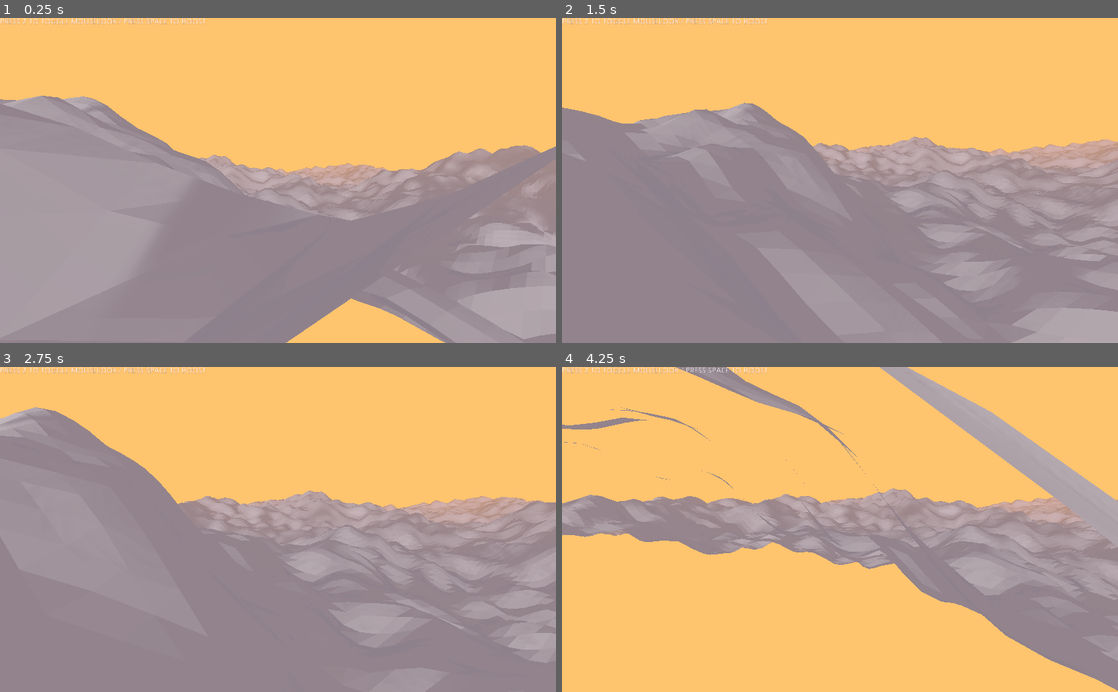
Above: before the commit, frames 1-4 (two rows, left to right).
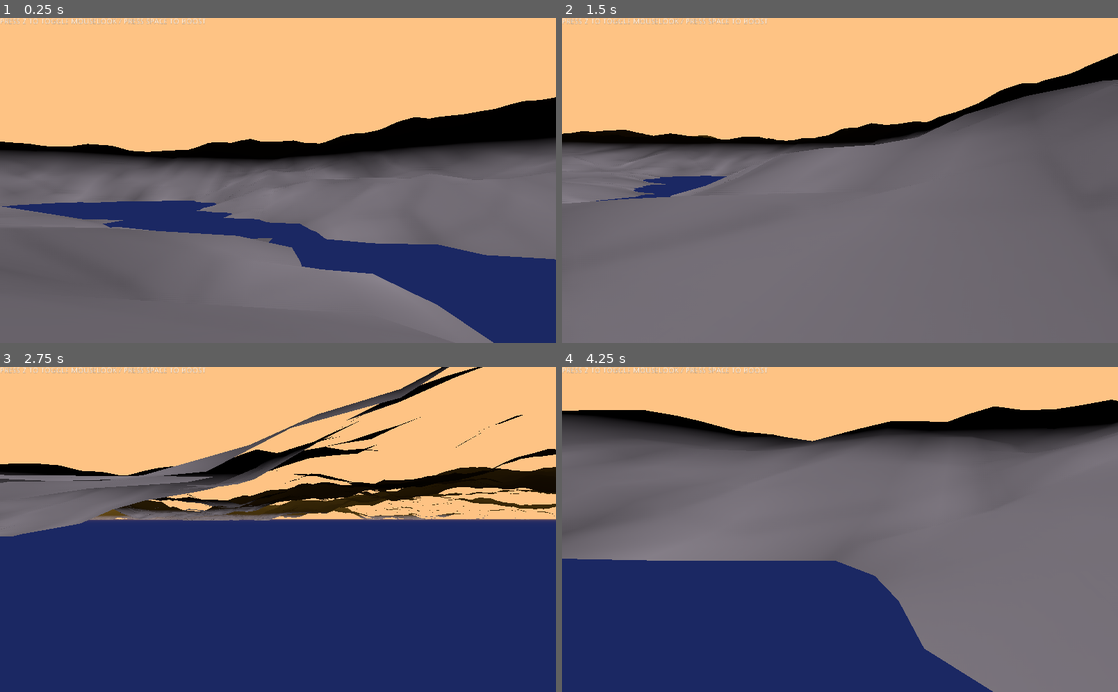
Above: after the commit, the same moments.

Repository: davidalpha/frootdood_level_editor
Game: Godot game, scene res://World.tscn
The game is run twice, just before and just after one commit, with the same random seed, the same clock (stepped at 60 frames per second) and the same inputs.
Inputs (mouse positions are in pixels of both pictures, inside the frame that each line leads up to):
- Up to frame 1 (0.25 s): no input
- Up to frame 2 (1.5 s): tap Z (toggle_cursor) at 0.5, 1.25, 1.35 s; move the mouse to (962, 164) at 0.52 s; hold D (move_right) 0.53-1.28 s; hold Space (move_speed) 0.53-1.28 s; move the mouse to (812, 180) at 1.27 s; hold W (move_forward) from 1.28 s (still down)
- Up to frame 3 (2.75 s): keep holding W (move_forward); tap Z (toggle_cursor) at 2 s; move the mouse to (289, 523) at 2.02 s; hold Space (move_speed) from 2.03 s (still down)
- Up to frame 4 (4.25 s): tap Z (toggle_cursor) at 2.75, 2.85, 3.5 s; move the mouse to (812, 594) at 2.77 s; release Space (move_speed) at 2.78 s; move the mouse to (1006, 578) at 3.52 s; release W (move_forward) at 3.53 s; hold A (move_left) from 3.53 s (still down); hold Space (move_speed) from 3.53 s (still down)

The runs differ from the first frame. In frame 1, 65% of the frame differs, in the area x 0-100%, y 23-100%; in frame 2, 71%; in frame 3, 72%; in frame 4, 85%, in the area x 0-100%, y 0-100%.

Commit message:
added height based colors in shader

Diff:
--- a/World.gd
+++ b/World.gd
@@ -47,6 +47,6 @@
 
 	mesh_instance.mesh = surface_tool.commit()
 	mesh_instance.create_trimesh_collision()
-	mesh_instance.set_surface_material(0, load("res://terrain_spatial.tres"))
+	mesh_instance.set_surface_material(0, load("res://terrain_shader.tres"))
 
 	add_child(mesh_instance)
--- a/World.tscn
+++ b/World.tscn
@@ -1,33 +1,39 @@
-[gd_scene load_steps=10 format=2]
+[gd_scene load_steps=11 format=2]
 
 [ext_resource path="res://World.gd" type="Script" id=1]
 [ext_resource path="res://PlayerCamera.tscn" type="PackedScene" id=2]
 [ext_resource path="res://terrain_spatial.tres" type="Material" id=3]
 [ext_resource path="res://object_capsule.tscn" type="PackedScene" id=4]
 
-[sub_resource type="ProceduralSky" id=1]
-sky_curve = 1.01823
-sky_energy = 0.5
-sun_color = Color( 0.996078, 1, 0.909804, 1 )
+[sub_resource type="ProceduralSky" id=7]
+sky_curve = 0.167946
 
 [sub_resource type="Environment" id=2]
-background_mode = 1
-background_sky = SubResource( 1 )
-background_color = Color( 1, 0.768627, 0.521569, 1 )
+background_mode = 3
+background_sky = SubResource( 7 )
+background_color = Color( 1, 0.768627, 0.521569, 0.321569 )
+background_energy = 0.0
 ambient_light_color = Color( 0.980392, 0.933333, 1, 1 )
 ambient_light_energy = 0.8
 ambient_light_sky_contribution = 0.5
 fog_enabled = true
-fog_color = Color( 0.968627, 0.729412, 0.270588, 1 )
+fog_color = Color( 0.968627, 0.729412, 0.270588, 0.345098 )
+fog_sun_color = Color( 1, 1, 1, 1 )
 auto_exposure_scale = 0.6
 ss_reflections_enabled = true
 ssao_enabled = true
 ssao_radius2 = 1.0
 dof_blur_far_distance = 130.0
-adjustment_enabled = true
 adjustment_saturation = 1.36
 
 [sub_resource type="PrismMesh" id=3]
+
+[sub_resource type="SpatialMaterial" id=6]
+flags_transparent = true
+flags_vertex_lighting = true
+albedo_color = Color( 0.266667, 0.392157, 0.819608, 1 )
+metallic = 0.5
+roughness = 0.5
 
 [sub_resource type="PlaneMesh" id=4]
 
@@ -36,9 +42,10 @@
 
 [node name="World" type="Spatial"]
 script = ExtResource( 1 )
-noise_lacunarity = 4.0
-noise_seed = 999
-noise_persistence = 0.4
+noise_octaves = 9
+noise_lacunarity = 2.0
+noise_seed = 13377
+noise_persistence = 0.5
 
 [node name="WorldEnvironment" type="WorldEnvironment" parent="."]
 environment = SubResource( 2 )
@@ -53,11 +60,12 @@
 
 [node name="DirectionalLight" type="DirectionalLight" parent="."]
 transform = Transform( 1, 0, 0, 0, 0.962337, -0.27186, 0, 0.27186, 0.962337, 0, 69.8267, 0 )
-shadow_enabled = true
+visible = false
 
 [node name="OmniLight2" type="OmniLight" parent="."]
-transform = Transform( 1, 0, 0, 0, 1, 0, 0, 0, 1, 0, 69.8267, 0 )
+transform = Transform( 1, 0, 0, 0, 1, 0, 0, 0, 1, 0, 51.6869, 0 )
 visible = false
+light_bake_mode = 2
 shadow_enabled = true
 omni_range = 100.0
 
@@ -72,8 +80,9 @@
 "_edit_use_anchors_": false
 }
 
-[node name="MeshInstance" type="MeshInstance" parent="."]
-transform = Transform( 800, 0, 0, 0, 800, 0, 0, 0, 800, 0, 0, 0 )
+[node name="sea" type="MeshInstance" parent="."]
+transform = Transform( 800, 0, 0, 0, 800, 0, 0, 0, 800, 0, -1, 0 )
+material_override = SubResource( 6 )
 cast_shadow = 0
 mesh = SubResource( 4 )
 material/0 = SubResource( 5 )
--- a/terrain_shader.tres
+++ b/terrain_shader.tres
@@ -1,45 +1,122 @@
-[gd_resource type="ShaderMaterial" load_steps=2 format=2]
+[gd_resource type="ShaderMaterial" load_steps=13 format=2]
 
-[sub_resource type="Shader" id=1]
+[ext_resource path="res://seamless-sand-textures.jpeg" type="Texture" id=1]
+
+[sub_resource type="VisualShaderNodeInput" id=9]
+input_name = "camera"
+
+[sub_resource type="VisualShaderNodeTransformVecMult" id=10]
+
+[sub_resource type="VisualShaderNodeVectorClamp" id=14]
+default_input_values = [ 0, Vector3( 0, 0, 0 ), 1, Vector3( 0, 0, 0 ), 2, Vector3( 0.8, 0.8, 0.8 ) ]
+
+[sub_resource type="VisualShaderNodeTexture" id=15]
+texture = ExtResource( 1 )
+
+[sub_resource type="VisualShaderNodeScalarOp" id=16]
+output_port_for_preview = 0
+operator = 2
+
+[sub_resource type="VisualShaderNodeInput" id=1]
+input_name = "vertex"
+
+[sub_resource type="VisualShaderNodeVectorDecompose" id=4]
+output_port_for_preview = 1
+
+[sub_resource type="VisualShaderNodeVectorInterp" id=5]
+output_port_for_preview = 0
+
+[sub_resource type="VisualShaderNodeColorConstant" id=6]
+constant = Color( 0.927742, 0.8291, 0.493296, 1 )
+
+[sub_resource type="VisualShaderNodeColorConstant" id=7]
+constant = Color( 0.372252, 0.329232, 0.135963, 1 )
+
+[sub_resource type="VisualShader" id=8]
 code = "shader_type spatial;
-render_mode blend_mix,depth_draw_opaque,cull_back,diffuse_burley,specular_schlick_ggx;
-uniform vec4 albedo : hint_color;
-uniform sampler2D texture_albedo : hint_albedo;
-uniform float specular;
-uniform float metallic;
-uniform float roughness : hint_range(0,1);
-uniform float point_size : hint_range(0,128);
-uniform vec3 uv1_scale;
-uniform vec3 uv1_offset;
-uniform vec3 uv2_scale;
-uniform vec3 uv2_offset;
+render_mode specular_schlick_ggx;
+
+uniform sampler2D tex_frg_16;
+
 
 
 void vertex() {
-	UV=UV*uv1_scale.xy+uv1_offset.xy;
+// Output:0
+
 }
 
+void fragment() {
+// Texture:16
+	vec4 tex_frg_16_read = texture(tex_frg_16, UV.xy);
+	vec3 n_out16p0 = tex_frg_16_read.rgb;
+	float n_out16p1 = tex_frg_16_read.a;
 
+// Color:8
+	vec3 n_out8p0 = vec3(0.927742, 0.829100, 0.493296);
+	float n_out8p1 = 1.000000;
 
+// Color:9
+	vec3 n_out9p0 = vec3(0.372252, 0.329232, 0.135963);
+	float n_out9p1 = 1.000000;
 
-void fragment() {
-	vec2 base_uv = UV;
-	vec4 albedo_tex = texture(texture_albedo,base_uv);
-	ALBEDO = albedo.rgb * albedo_tex.rgb;
-	METALLIC = metallic;
-	ROUGHNESS = roughness;
-	SPECULAR = specular;
+// Input:10
+	mat4 n_out10p0 = CAMERA_MATRIX;
+
+// Input:3
+	vec3 n_out3p0 = VERTEX;
+
+// TransformVectorMult:11
+	vec3 n_out11p0 = (n_out10p0 * vec4(n_out3p0, 1.0)).xyz;
+
+// VectorDecompose:6
+	float n_out6p0 = n_out11p0.x;
+	float n_out6p1 = n_out11p0.y;
+	float n_out6p2 = n_out11p0.z;
+
+// VectorMix:7
+	vec3 n_out7p0 = mix(n_out8p0, n_out9p0, vec3(n_out6p1));
+
+// VectorClamp:15
+	vec3 n_in15p1 = vec3(0.00000, 0.00000, 0.00000);
+	vec3 n_in15p2 = vec3(0.80000, 0.80000, 0.80000);
+	vec3 n_out15p0 = clamp(n_out7p0, n_in15p1, n_in15p2);
+
+// ScalarOp:17
+	float n_out17p0 = dot(n_out16p0, vec3(0.333333, 0.333333, 0.333333)) * dot(n_out15p0, vec3(0.333333, 0.333333, 0.333333));
+
+// Output:0
+	ALBEDO = vec3(n_out17p0);
+
+}
+
+void light() {
+// Output:0
+
 }
 "
+graph_offset = Vector2( 626.774, -229.802 )
+nodes/fragment/0/position = Vector2( 2500, -20 )
+nodes/fragment/3/node = SubResource( 1 )
+nodes/fragment/3/position = Vector2( 280, 280 )
+nodes/fragment/6/node = SubResource( 4 )
+nodes/fragment/6/position = Vector2( 1120, 280 )
+nodes/fragment/7/node = SubResource( 5 )
+nodes/fragment/7/position = Vector2( 1740, 60 )
+nodes/fragment/8/node = SubResource( 6 )
+nodes/fragment/8/position = Vector2( 1200, -80 )
+nodes/fragment/9/node = SubResource( 7 )
+nodes/fragment/9/position = Vector2( 1200, 100 )
+nodes/fragment/10/node = SubResource( 9 )
+nodes/fragment/10/position = Vector2( 280, 100 )
+nodes/fragment/11/node = SubResource( 10 )
+nodes/fragment/11/position = Vector2( 660, 80 )
+nodes/fragment/15/node = SubResource( 14 )
+nodes/fragment/15/position = Vector2( 2080, 140 )
+nodes/fragment/16/node = SubResource( 15 )
+nodes/fragment/16/position = Vector2( 1620, -420 )
+nodes/fragment/17/node = SubResource( 16 )
+nodes/fragment/17/position = Vector2( 2120, -320 )
+nodes/fragment/connections = PoolIntArray( 8, 0, 7, 0, 3, 0, 11, 1, 10, 0, 11, 0, 11, 0, 6, 0, 9, 0, 7, 1, 7, 0, 15, 0, 6, 1, 7, 2, 15, 0, 17, 1, 16, 0, 17, 0, 17, 0, 0, 0 )
 
 [resource]
-shader = SubResource( 1 )
-shader_param/albedo = Color( 0.501961, 0.501961, 0.501961, 1 )
-shader_param/specular = 0.0
-shader_param/metallic = 0.0
-shader_param/roughness = 0.5
-shader_param/point_size = 1.0
-shader_param/uv1_scale = Vector3( 1, 1, 1 )
-shader_param/uv1_offset = Vector3( 0, 0, 0 )
-shader_param/uv2_scale = Vector3( 1, 1, 1 )
-shader_param/uv2_offset = Vector3( 0, 0, 0 )
+shader = SubResource( 8 )
--- a/terrain_spatial.tres
+++ b/terrain_spatial.tres
@@ -1,12 +1,8 @@
 [gd_resource type="SpatialMaterial" format=2]
 
 [resource]
-albedo_color = Color( 0.670588, 0.666667, 0.666667, 1 )
-metallic = 0.2
+params_specular_mode = 4
+albedo_color = Color( 0.337255, 0.4, 0.294118, 1 )
+metallic = 0.5
 metallic_specular = 0.0
-ao_enabled = true
-ao_light_affect = 0.5
-ao_on_uv2 = false
-ao_texture_channel = 0
-subsurf_scatter_enabled = true
-subsurf_scatter_strength = 0.0
+roughness = 0.63
Binary file added: seamless-sand-textures.jpeg
Not shown, added: seamless-sand-textures.jpeg.import
